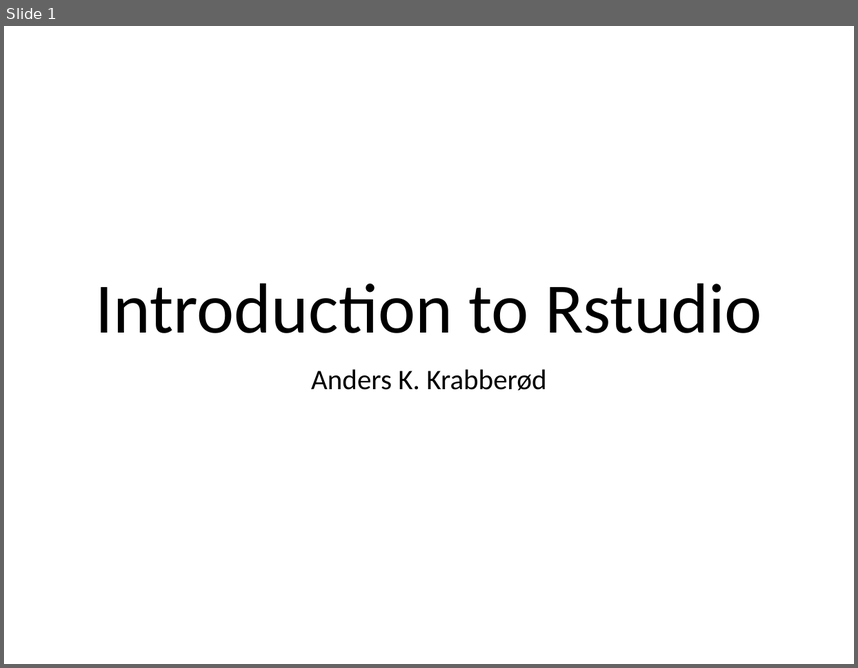
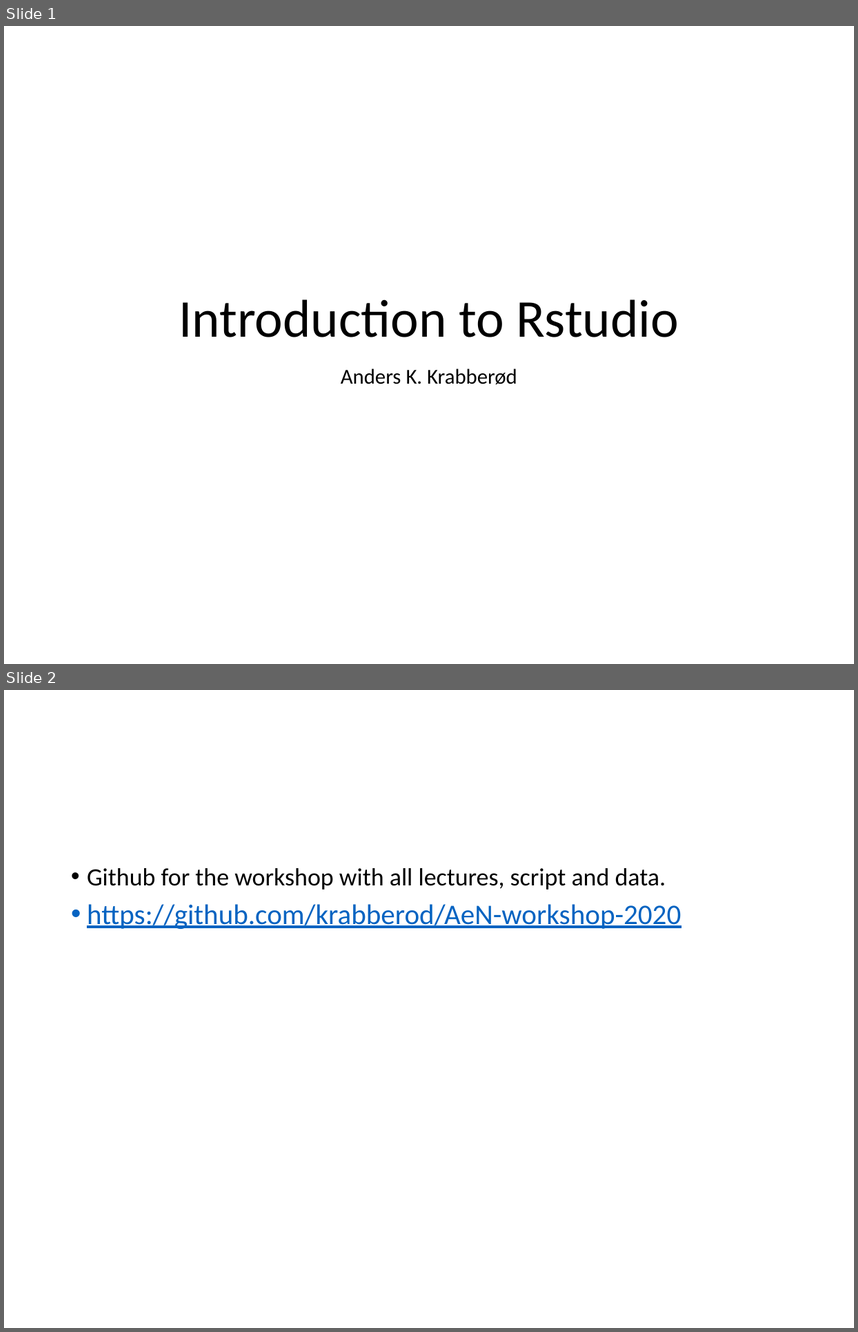
Before and after one commit to krabberod/AeN-workshop-2020, a slide deck: Intro to Rstudio/RStudio_intro.pptx. Shown one above the other, each under a label of ours: slide 1 before the commit, slides 1 and 2 after it. The pictures are 858x668 and 858x1332 pixels, drawn with LibreOffice and Linux fonts; fonts in the diff are those of the drawing. Boxes give left, top, right and bottom in pixels: in the first picture for what was removed or moved away, otherwise in the second. Text is boxed around its words. In the diff, an @@ line names an element or a change of style, - is before the commit and + after.

```diff
--- a/Intro to Rstudio/RStudio_intro.pptx
+++ b/Intro to Rstudio/RStudio_intro.pptx
@@ slide 2 added at box(4, 690, 854, 1328), background #FFFFFF @@
@@ text added at box(87, 868, 681, 929), 21 pt, text #000000 @@
+• Github for the workshop with all lectures, script and data.
+• https://github.com/krabberod/AeN-workshop-2020
@@ slide 1 changed as well @@
@@ title "Introduction to Rstudio": place and size @@
-title "Introduction to Rstudio" at box(96, 283, 762, 333)
+title "Introduction to Rstudio" at box(179, 299, 679, 337)
@@ title "Introduction to Rstudio" at box(179, 299, 679, 337): size 60 to 45 pt @@
@@ subtitle "Anders K. Krabberød" at box(341, 368, 517, 384): size 24 to 18 pt; less space between paragraphs @@
```
Also in this commit, not shown: 15 other slides changed, 1 other slide added, 3 other files.
